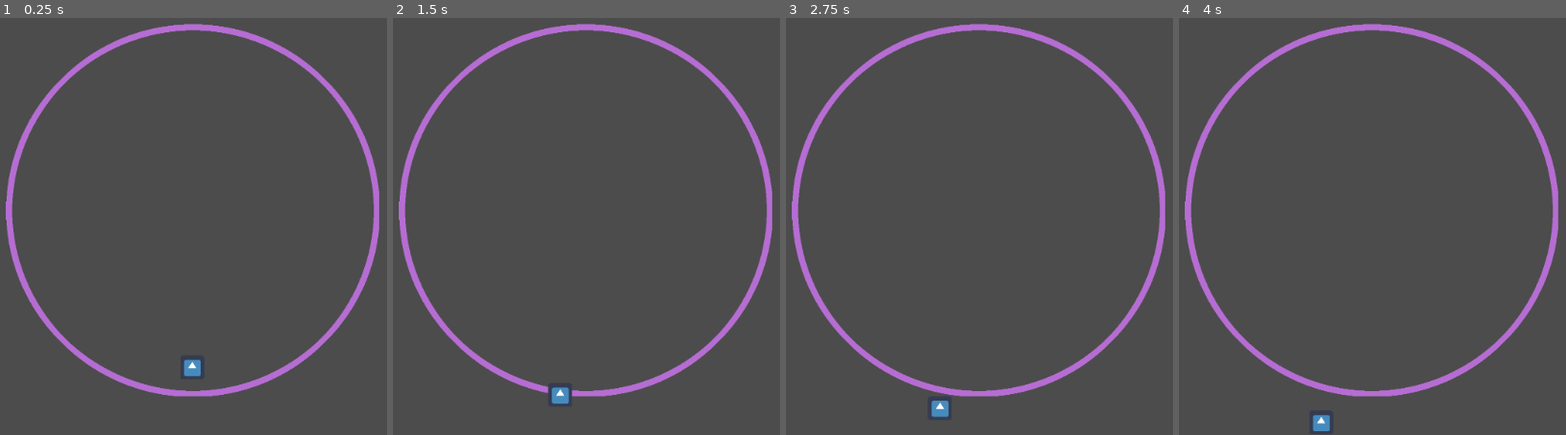
Above: before the commit, frames 1-4 (left to right).
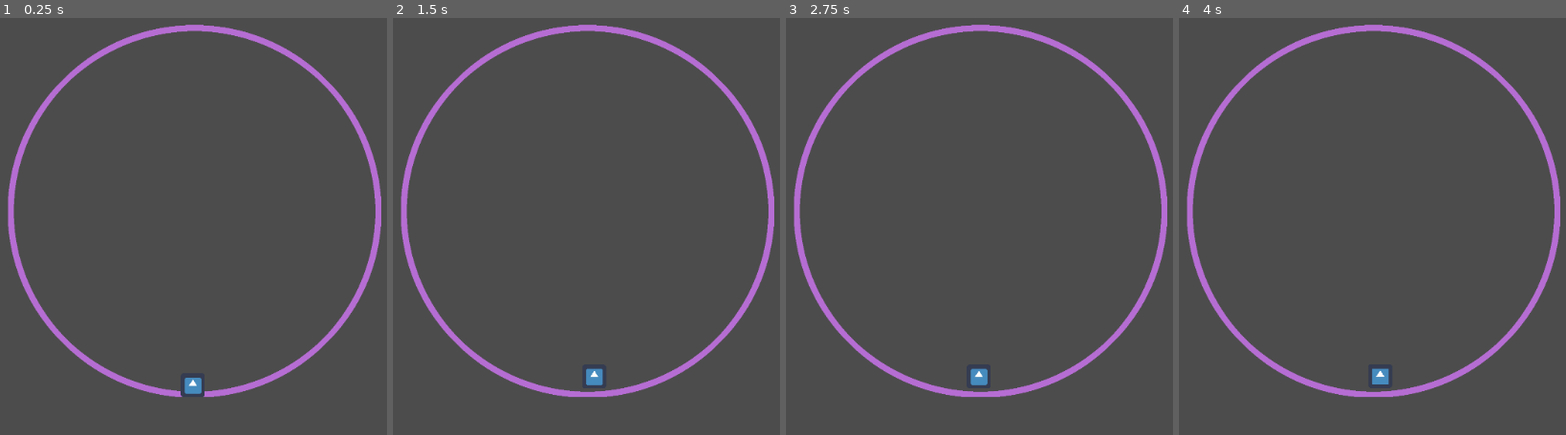
Above: after the commit, the same moments.

Repository: tannercantlay/Star-Pong
Game: Godot game, scene res://Scenes/OuterCollider.tscn
Two runs of this game, one before a commit and one after it. Both use one fixed random seed, a clock stepped at 60 frames per second and the inputs below. The engine's default icon, where the game draws it, is replaced by a stand-in: a white triangle on a blue panel in a dark square.
Inputs:
- Up to frame 1 (0.25 s): no input
- Up to frame 2 (1.5 s): tap Enter at 0.5 s; hold D 0.53-1.28 s; tap Space at 1.25 s; hold A from 1.28 s (still down)
- Up to frame 3 (2.75 s): tap Enter at 2 s; release A at 2.03 s; hold D from 2.03 s (still down)
- Up to frame 4 (4 s): tap Space at 2.75 s; tap Enter at 3.5 s; release D at 3.53 s; hold A from 3.53 s (still down)

The runs differ from the first frame. In frame 1, 2.8% of the frame differs, in the area x 1-99%, y 1-91%; in frame 2, 2.7%; in frame 3, 2.7%; in frame 4, 2.7%.

Commit message:
Rotation fixed for paddle

Diff:
--- a/Pong/Scenes/OuterCollider.tscn
+++ b/Pong/Scenes/OuterCollider.tscn
@@ -6,10 +6,10 @@
 
 [sub_resource type="CanvasItemMaterial" id=1]
 
-[sub_resource type="CanvasItemMaterial" id=3]
+[sub_resource type="CanvasItemMaterial" id=2]
 
-[sub_resource type="RectangleShape2D" id=2]
-extents = Vector2( 35.3214, 13.1329 )
+[sub_resource type="RectangleShape2D" id=3]
+extents = Vector2( 35.3214, 14.5625 )
 
 [node name="Node2D" type="Node2D"]
 
@@ -27,17 +27,18 @@
 polygon = PoolVector2Array( 0.0575035, -8.35868, 0.818746, -8.3942, 1.31438, -8.34034, 1.74577, -8.23261, 2.08537, -8.1 …(2082 unchanged characters)…
 
 [node name="KinematicBody2D" type="KinematicBody2D" parent="."]
+position = Vector2( 0, 463.423 )
 script = ExtResource( 2 )
 
 [node name="CollisionShape2D" type="CollisionShape2D" parent="KinematicBody2D"]
-material = SubResource( 3 )
-position = Vector2( -1.80871, 422.043 )
-shape = SubResource( 2 )
+material = SubResource( 2 )
+shape = SubResource( 3 )
 
 [node name="Sprite" type="Sprite" parent="KinematicBody2D/CollisionShape2D"]
+position = Vector2( -4.10107, 4.10107 )
 texture = ExtResource( 3 )
 
 [node name="Camera2D" type="Camera2D" parent="."]
-position = Vector2( 3.01465, 3.35791 )
+position = Vector2( -1.08642, 1.30737 )
 current = true
 zoom = Vector2( 2, 2 )
--- a/Pong/paddle.gd
+++ b/Pong/paddle.gd
@@ -5,15 +5,15 @@
 # var b = "text"
 
 var theta
-var locationX
-var locationY
+var locationX = 0
+var locationY = -1
 var location
-var radius = 50
+var radius = 22.5
 #var teamColor = player.color or whatever
 
 # Called when the node enters the scene tree for the first time.
 func _ready():
-	theta = 3 * PI/4
+	theta = PI
 	pass
 #	if teamColor == "purple":
 #		theta = PI/2
@@ -24,10 +24,14 @@
 	if event is InputEventKey and event.pressed:
 		#if statement to determine what teamColor we are
 		if event.scancode == KEY_A:
-			theta += .1
+			theta += .05
+			locationX =  cos(theta)
+			locationY = sin(theta)
 			translate(location)
 		elif event.scancode == KEY_D:
-			theta -= .1
+			theta -= .05
+			locationX =  -cos(theta)
+			locationY = -sin(theta)
 			translate(location)
 	pass
 
@@ -40,9 +44,9 @@
 
 # Called every frame. 'delta' is the elapsed time since the previous frame.
 func _process(delta):
-	locationX = radius * cos(theta)
-	locationY = radius * sin(theta)
 
-	location = Vector2(locationX, locationY)
+
+	location = radius * Vector2(locationX, locationY)
+	print_debug(location)
 
 	pass
